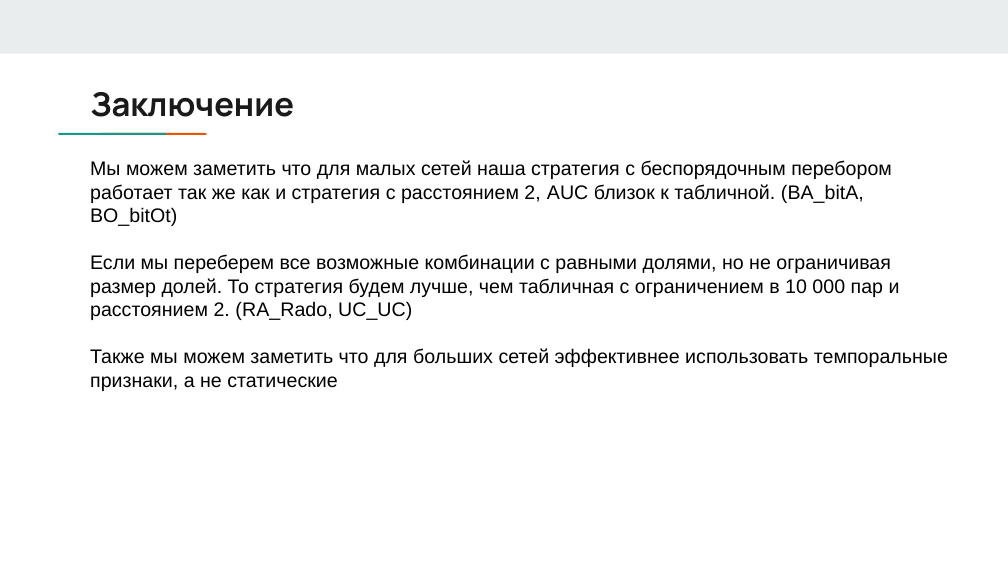
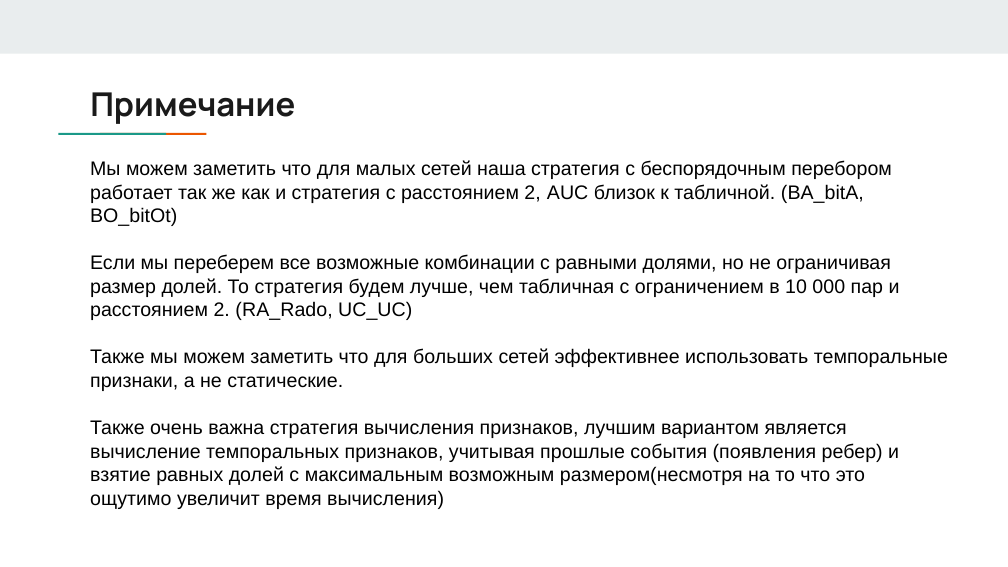
Before and after one commit to answerIII/GraphTheory2022-2023, a slide deck: slide 29 of notes/Team17.pptx. Drawn at 1008x567 pixels with LibreOffice and Linux fonts; fonts in the diff are those of the drawing. Boxes give left, top, right and bottom in pixels: in the first picture for what was removed or moved away, otherwise in the second. Text is boxed around its words. In the diff, an @@ line names an element or a change of style, - is before the commit and + after.

```diff
--- a/notes/Team17.pptx
+++ b/notes/Team17.pptx
@@ title at [90, 92, 295, 124]: text changed @@
-Заключение
+Примечание
@@ text at [90, 160, 948, 509]: text changed @@
-Мы можем заметить что для малых сетей наша стратегия с беспорядочным перебором работает так же как и стратегия с расстоянием 2, AUC близок к табличной. (BA_bitA, BO_bitOt)
-Если мы переберем все возможные комбинации с равными долями, но не ограничивая размер долей. То стратегия будем лучше, чем табличная с ограничением в 10 000 пар и расстоянием 2. (RA_Rado, UC_UC)
-Также мы можем заметить что для больших сетей эффективнее использовать темпоральные признаки, а не статические
+Мы можем заметить что для малых сетей наша стратегия с беспорядочным перебором работает так же как и стратегия с расстоянием 2, AUC близок к табличной. (BA_bitA, BO_bitOt)
+Если мы переберем все возможные комбинации с равными долями, но не ограничивая размер долей. То стратегия будем лучше, чем табличная с ограничением в 10 000 пар и расстоянием 2. (RA_Rado, UC_UC)
+Также мы можем заметить что для больших сетей эффективнее использовать темпоральные признаки, а не статические.
+Также очень важна стратегия вычисления признаков, лучшим вариантом является вычисление темпоральных признаков, учитывая прошлые события (появления ребер) и взятие равных долей с максимальным возможным размером(несмотря на то что это ощутимо увеличит время вычисления)
```
Also in this commit, not shown: 2 other slides changed, 1 slide added, 3 other files.
